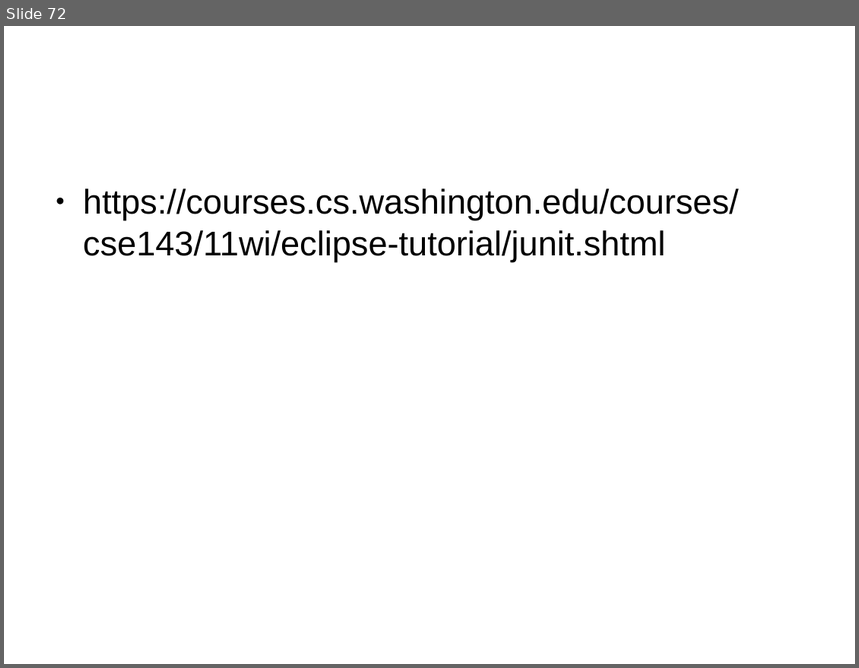
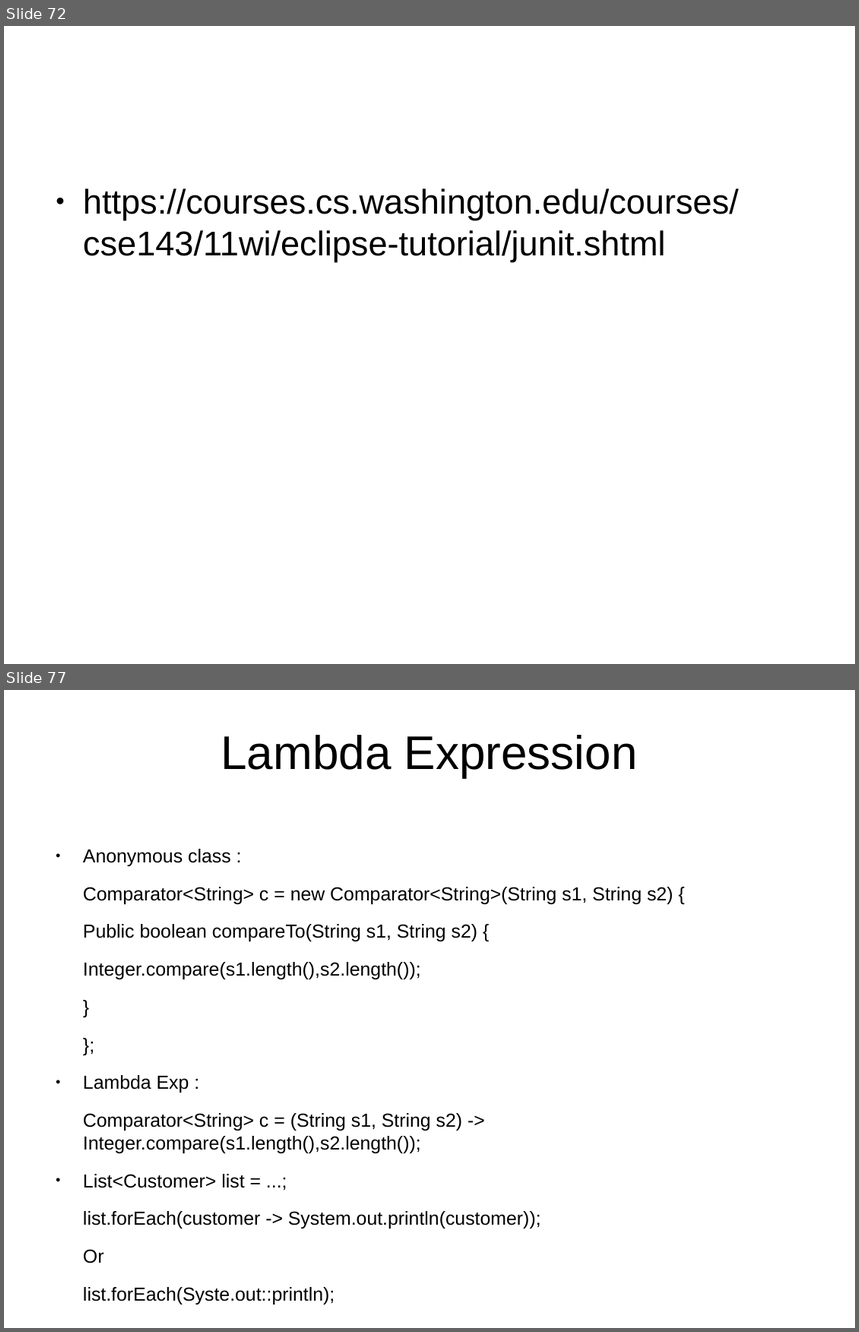
Before and after one commit to shikha-desai/Internship_PreWork, a slide deck: Java/Java_Notes.odp. Shown one above the other, each under a label of ours: slide 72 before the commit, slides 72 and 77 after it; the slides between them are not shown. The pictures are 859x668 and 859x1332 pixels, drawn with LibreOffice and Linux fonts; fonts in the diff are those of the drawing; background and template pictures are left out. Boxes give left, top, right and bottom in pixels: in the first picture for what was removed or moved away, otherwise in the second. Text is boxed around its words. In the diff, an @@ line names an element or a change of style, - is before the commit and + after.

```diff
--- a/Java/Java_Notes.odp
+++ b/Java/Java_Notes.odp
@@ slide 77 added at (4,690,855,1328), background picture (left out) @@
@@ title added at (221,735,638,778), 44 pt, text #000000 @@
+Lambda Expression
@@ text added at (83,849,674,1305), 17.6 pt, text #000000 @@
+● Anonymous class :
+Comparator<String> c = new Comparator<String>(String s1, String s2) {
+Public boolean compareTo(String s1, String s2) {
+Integer.compare(s1.length(),s2.length());
+}
+};
+● Lambda Exp :
+Comparator<String> c = (String s1, String s2) -> Integer.compare(s1.length(),s2.length());
+● List<Customer> list = ...;
+list.forEach(customer -> System.out.println(customer));
+Or
+list.forEach(Syste.out::println);
```
Also in this commit, not shown: 9 other slides added, 1 other file.
